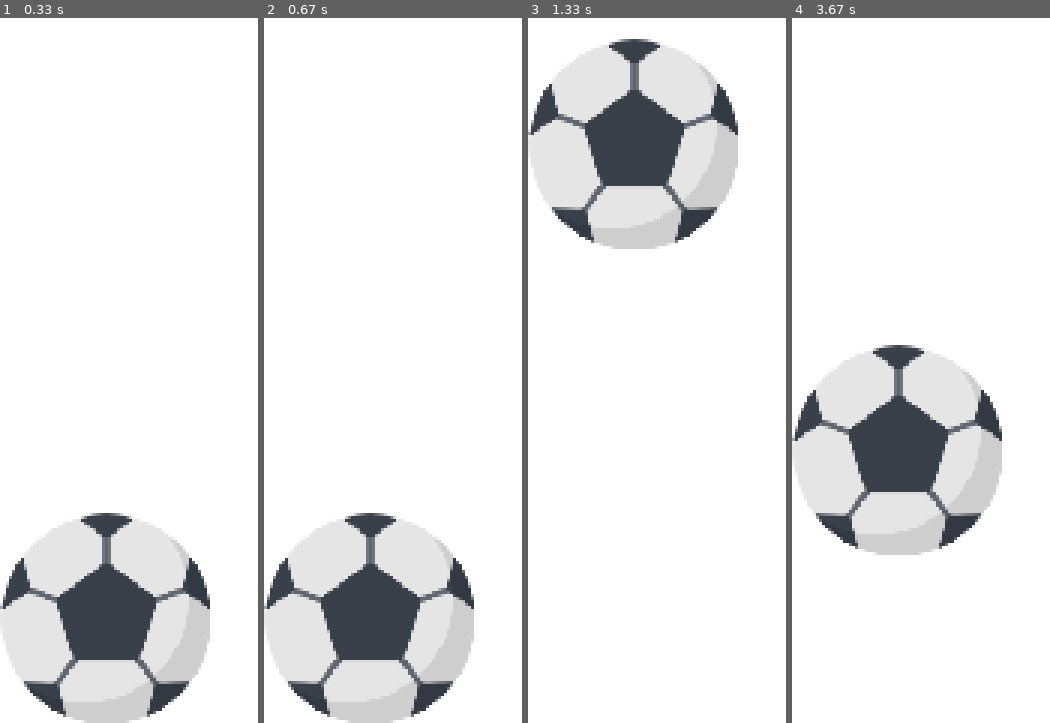
Above: before the commit, frames 1-4 (left to right).
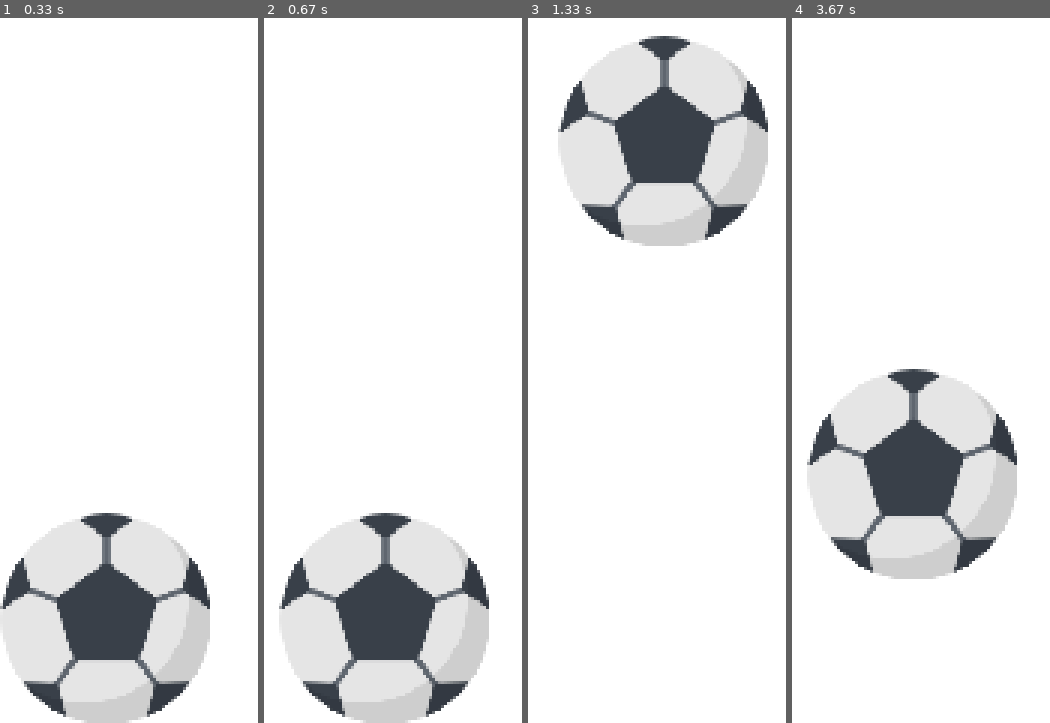
Above: after the commit, the same moments.

Repository: JulianH99/pygame2017
Game: pygame game, started from Bolita/PruebasBolita.py
The game is run twice, just before and just after one commit, with the same random seed, the same clock (stepped at 60 frames per second) and the same inputs.
Inputs:
- Up to frame 1 (0.33 s): no input
- Up to frame 2 (0.67 s): hold Right from 0.33 s (still down)
- Up to frame 3 (1.33 s): release Right at 0.8 s; hold Up 0.83-1.13 s; hold Right from 1.17 s (still down)
- Up to frame 4 (3.67 s): release Right at 1.63 s; hold Left 1.67-2.2 s; hold Left 2.23-2.63 s; hold Up 2.67-3.03 s; hold Right from 3.07 s (still down)

Frame 1 is identical in both runs. In frame 2, 7.6% of the frame differs, in the area x 0-88%, y 70-100%; in frame 3, 13%, in the area x 0-94%, y 2-33%; in frame 4, 12%.

Commit message:
algunas modificaciones a bolita
- salto sobre salto activar con un powerup
- colocar comentarios
- colocar piso y altura variable

Diff:
--- a/Bolita/ClaseBolita.py
+++ b/Bolita/ClaseBolita.py
@@ -1,4 +1,5 @@
-import pygame,sys
+import pygame
+import sys as s
 import time
 from random import randint
 from pygame.locals import *
@@ -18,40 +19,61 @@
         self.direccionMovimiento = True
         self.ancho = 800
         self.alto = 600
-        self.ventana = pygame.display.set_mode((self.ancho, self.alto),0,32)
-
-    def salto(self):
-        velocidadVertical = [0, 0]
-        clock = pygame.time.Clock()
-        blanco = (255, 255, 255)
-
-        while True:
-            for event in pygame.event.get():
-                if event.type == QUIT:
-                    pygame.quit()
-                    sys.exit()
-                elif event.type == pygame.KEYDOWN:
-                    if event.key == K_UP:
-                        velocidadVertical[0] = 0
-                        velocidadVertical[1] = -10
-
-            velocidadVertical[0] = self.aceleGrave + velocidadVertical[1]
-            self.rectangulo.centery += velocidadVertical[0]
-            velocidadVertical[1] = velocidadVertical[0]
-
-            if self.rectangulo.centery < 0:
-                self.rectangulo.centery = 0
-                velocidadVertical = [0, 0]
-            if self.rectangulo.centery > (self.alto - self.imagenrect.bottom):
-                self.rectangulo.centery = self.alto - self.imagenrect.bottom
+        self.velocidadVertical = [0, 0]
+        self.saltoDoble = False
 
 
-            clock.tick(60)
-            self.ventana.fill(blanco)
-            self.ventana.blit(self.imagen, (self.rectangulo.centerx, self.rectangulo.centery))
-            pygame.display.update()
+    def salto(self,ventana,velocidad):
 
 
+
+        for event in pygame.event.get():
+            if event.type == pygame.KEYDOWN:
+                if self.saltoDoble:
+                    if event.key == K_UP:
+                        self.velocidadVertical[0] = 0
+                        self.velocidadVertical[1] = -10
+                    elif event.key == K_LEFT:
+                        self.rectangulo.centerx -= velocidad
+                    elif event.key == K_RIGHT:
+                        self.rectangulo.centerx += velocidad
+
+
+                else:
+                    if self.rectangulo.centery==self.alto-self.rectangulo.width:
+
+                        if event.key == K_UP:
+                            self.velocidadVertical[0] = 0
+                            self.velocidadVertical[1] = -10
+                        elif event.key == K_LEFT:
+                            self.rectangulo.centerx -= velocidad
+                        elif event.key == K_RIGHT:
+                            self.rectangulo.centerx += velocidad
+
+                    else:
+                        if event.key == K_LEFT:
+                            self.rectangulo.centerx -= velocidad
+                        elif event.key == K_RIGHT:
+                            self.rectangulo.centerx += velocidad
+            elif event.type == pygame.QUIT:
+                pygame.quit()
+                s.exit()
+
+
+        print(self.rectangulo.centery)
+
+
+        self.velocidadVertical[0] = self.aceleGrave + self.velocidadVertical[1]
+        self.rectangulo.centery += self.velocidadVertical[0]
+        self.velocidadVertical[1] = self.velocidadVertical[0]
+
+        if self.rectangulo.centery < 0:
+            self.rectangulo.centery = 0
+            velocidadVertical = [0, 0]
+        if self.rectangulo.centery > (self.alto - self.imagenrect.bottom):
+            self.rectangulo.centery = self.alto - self.imagenrect.bottom
+
+        ventana.blit(self.imagen, (self.rectangulo.centerx, self.rectangulo.centery))
 
     def acumularPuntos(self, puntos):
         self.puntaje += puntos
@@ -68,29 +90,13 @@
         self.vida += cambioVida
 
     def desplazamientoBolita(self, velocidad):
+        pass
+
+    def activarSaltoDoble(self, estado):
+        self.saltoDoble=estado
 
 
-        blanco = (255, 255, 255)
 
-        while True:
-            self.ventana.fill(blanco)
-            self.ventana.blit(self.imagen,(self.rectangulo.centerx, self.rectangulo.centery))
-
-            for event in pygame.event.get():
-                if event.type == QUIT:
-                    pygame.quit()
-                    sys.exit()
-                elif event.type == pygame.KEYDOWN:
-                    if event.key == K_LEFT:
-                        self.rectangulo.centerx -= velocidad
-                    elif event.key == K_RIGHT:
-                        self.rectangulo.centerx += velocidad
-                elif event.type == pygame.KEYUP:
-                    if event.key == K_RIGHT:
-                        print("Tecla derecha presionada")
-                    elif event.key == K_LEFT:
-                        print("Tecla izquierda presionada")
-            pygame.display.update()
 
     def obtenerRectangulo(self):
         return self.rectangulo
--- a/Bolita/PruebasBolita.py
+++ b/Bolita/PruebasBolita.py
@@ -1,11 +1,25 @@
 from pygame import *
-from Bolita.ClaseBolita import *
+from ClaseBolita import *
+import sys as s
 
 def main():
     pygame.init()
+
+
+    mibolita = Bolita(100, 0, 472)
+    ventana = display.set_mode([mibolita.ancho,mibolita.alto])
     pygame.display.set_caption("Programa Bolita")
+    blanco = (255, 255, 255)
+    reloj = pygame.time.Clock()
+    while True:
+        reloj.tick(60)
+        ventana.fill(blanco)
 
-mibolita = Bolita(100,0,472)
 
-mibolita.salto()
-#mibolita.desplazamientoBolita(5)
+        mibolita.salto(ventana,5)
+        mibolita.saltoDoble= True
+
+        pygame.display.update()
+
+
+main()
